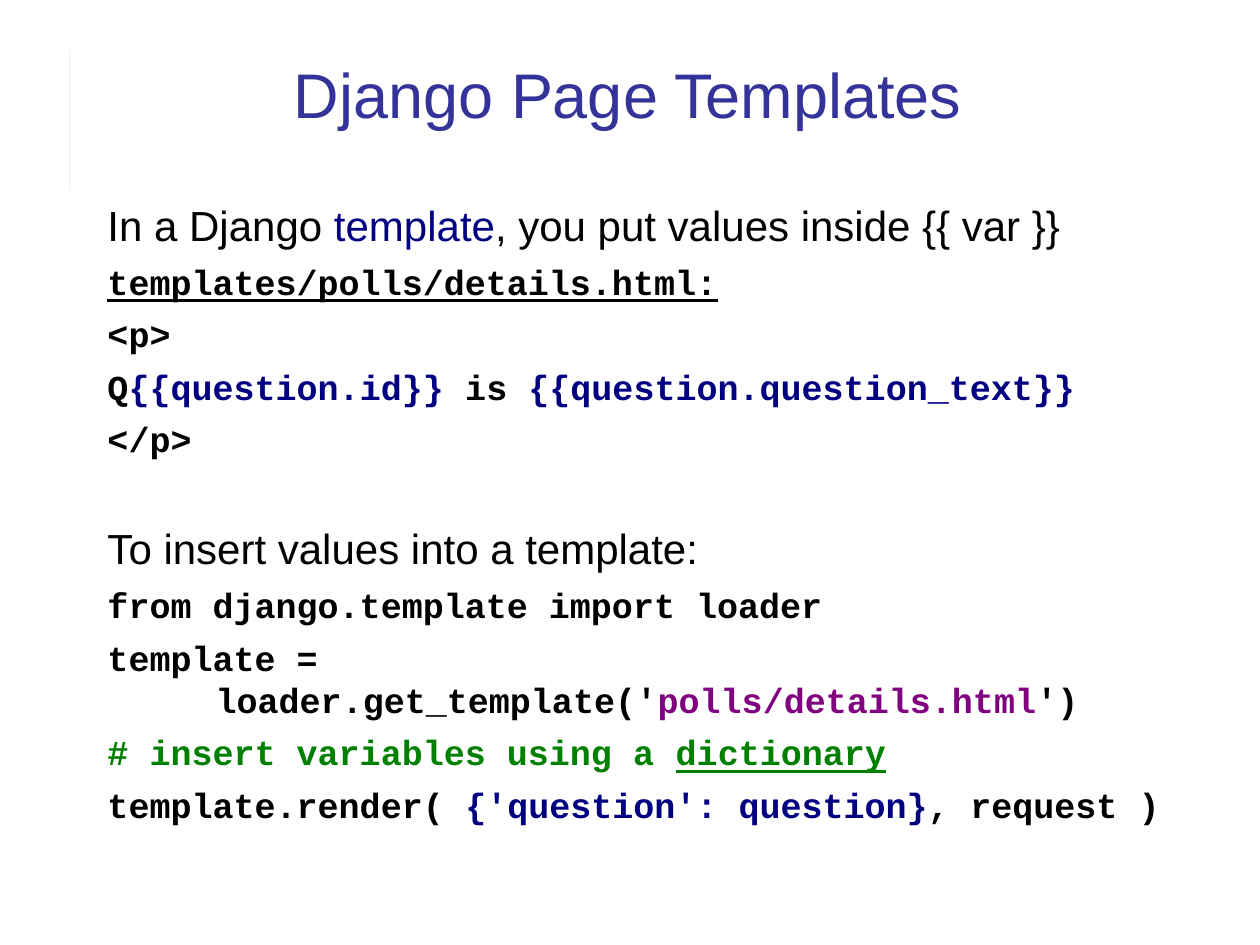
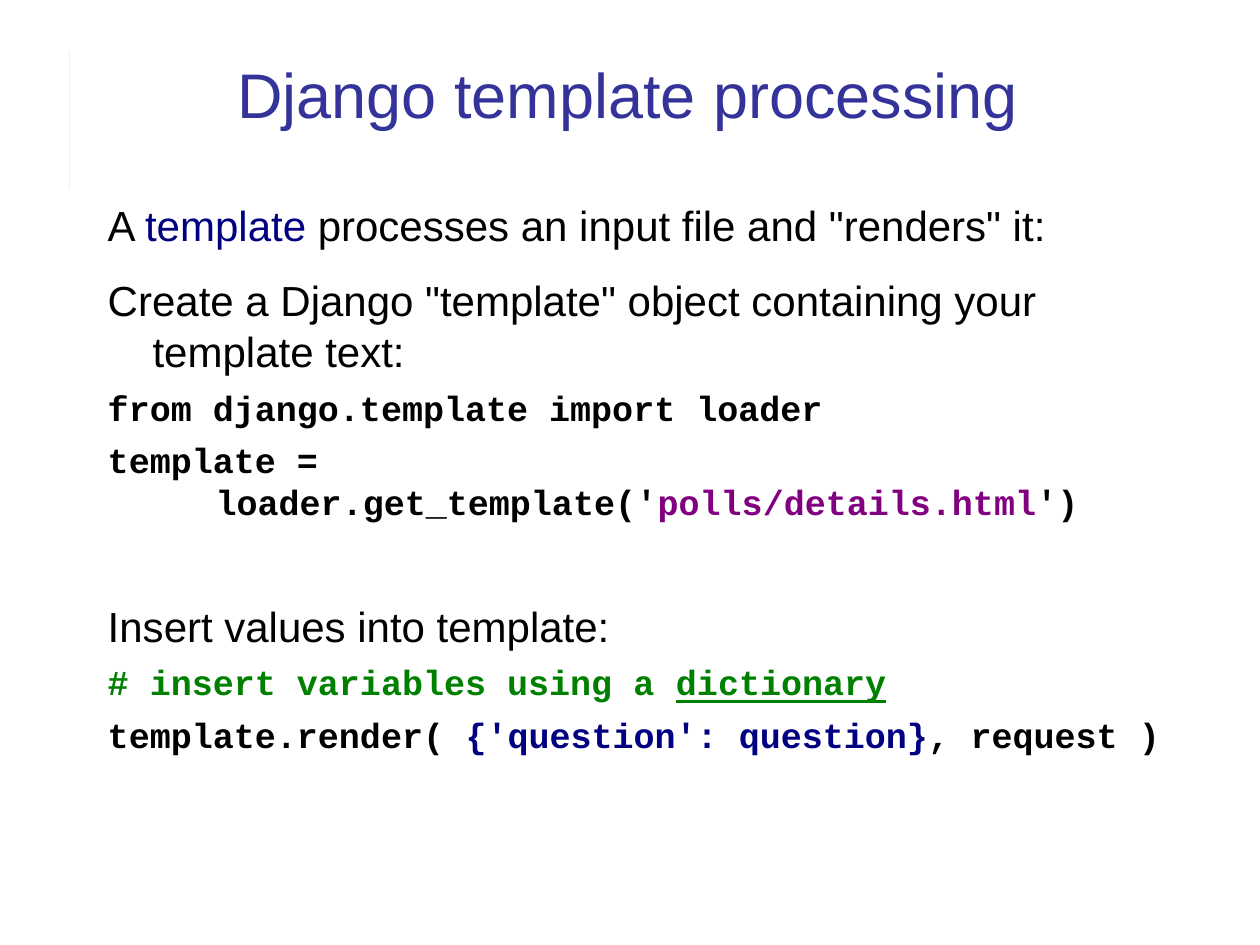
Before and after one commit to cpske/ISP, a slide deck: slide 6 of web/Django-review-1.ppt (slide 5 before the commit). Drawn at 1260x945 pixels with LibreOffice and Linux fonts; fonts in the diff are those of the drawing. Boxes give left, top, right and bottom in pixels: in the first picture for what was removed or moved away, otherwise in the second. Text is boxed around its words. In the diff, an @@ line names an element or a change of style, - is before the commit and + after.

```diff
--- a/web/Django-review-1.ppt
+++ b/web/Django-review-1.ppt
@@ title at (x1=237, y1=72, x2=1018, y2=130): text changed @@
-Django Page Templates
+Django template processing
@@ text at (x1=108, y1=210, x2=1046, y2=375): text changed; size 20 to 24 pt; font Courier New to Arial; bold off @@
-In a Django template, you put values inside {{ var }}
-templates/polls/details.html:
-<p>
-Q{{question.id}} is {{question.question_text}}
-</p>
-To insert values into a template:
+A template processes an input file and "renders" it:
+Create a Django "template" object containing your template text:
@@ text at (x1=108, y1=611, x2=610, y2=650): paragraph added @@
+Insert values into template:
```
Also in this commit, not shown: 8 other slides changed, 1 slide added, 7 other files.
